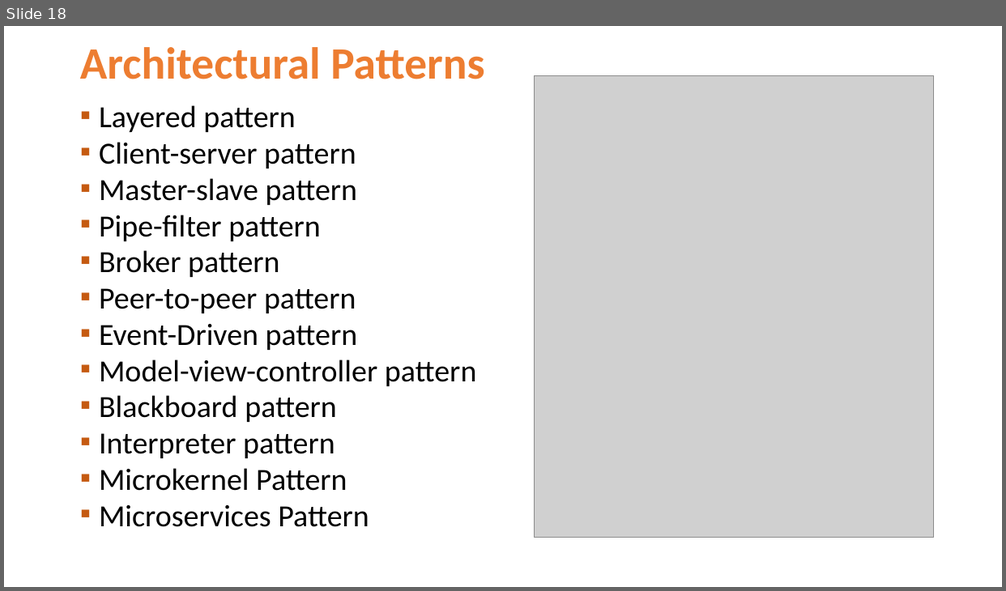
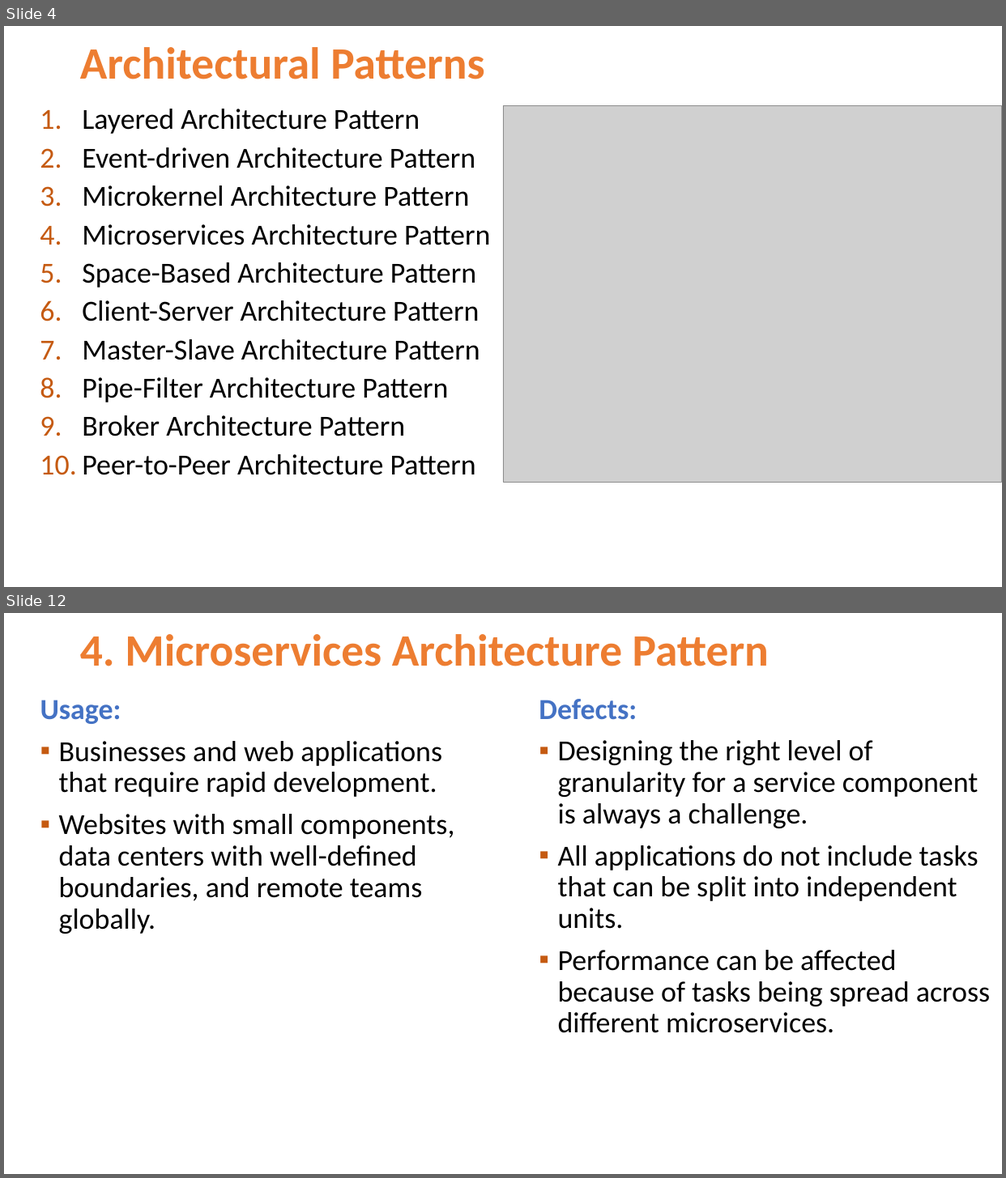
Before and after one commit to Jucer74/SoftwareArchitecture, a slide deck: Clases/04-ArchitecturalPatterns/SoftwareArchitecture-ArchitecturalPatterns.pptx. Shown one above the other, each under a label of ours: slide 18 before the commit, slides 4 and 12 after it; the slides between them are not shown. The pictures are 1006x591 and 1006x1178 pixels, drawn with LibreOffice and Linux fonts; fonts in the diff are those of the drawing; grey boxes stand for pictures; background and template pictures are left out. Boxes give left, top, right and bottom in pixels: in the first picture for what was removed or moved away, otherwise in the second. Text is boxed around its words. In the diff, an @@ line names an element or a change of style, - is before the commit and + after.

```diff
--- a/Clases/04-ArchitecturalPatterns/SoftwareArchitecture-ArchitecturalPatterns.pptx
+++ b/Clases/04-ArchitecturalPatterns/SoftwareArchitecture-ArchitecturalPatterns.pptx
@@ slide 12 added at bbox=[4, 613, 1002, 1174], background #FFFFFF @@
@@ title added at bbox=[80, 634, 769, 666], 43.2 pt, text #ED7D31, bold @@
+4. Microservices Architecture Pattern
@@ text added at bbox=[40, 700, 454, 934], 28 pt, text #000000 @@
+Usage:
+▪ Businesses and web applications that require rapid development.
+▪ Websites with small components, data centers with well-defined boundaries, and remote teams globally.
@@ text added at bbox=[539, 699, 990, 1033], 28 pt, text #000000 @@
+Defects:
+▪ Designing the right level of granularity for a service component is always a challenge.
+▪ All applications do not include tasks that can be split into independent units.
+▪ Performance can be affected because of tasks being spread across different microservices.
@@ what was slide 18 is now slide 4 @@
@@ slide 4 changed as well @@
@@ text at bbox=[82, 109, 490, 476]: text changed; size 29.6 to 28 pt @@
-▪ Layered pattern
-▪ Client-server pattern
-▪ Master-slave pattern
-▪ Pipe-filter pattern
-▪ Broker pattern
-▪ Peer-to-peer pattern
-▪ Event-Driven pattern
-▪ Model-view-controller pattern
-▪ Blackboard pattern
-▪ Interpreter pattern
-▪ Microkernel Pattern
-▪ Microservices Pattern
+1. Layered Architecture Pattern
+2. Event-driven Architecture Pattern
+3. Microkernel Architecture Pattern
+4. Microservices Architecture Pattern
+5. Space-Based Architecture Pattern
+6. Client-Server Architecture Pattern
+7. Master-Slave Architecture Pattern
+8. Pipe-Filter Architecture Pattern
+9. Broker Architecture Pattern
+10. Peer-to-Peer Architecture Pattern
@@ picture: place and size @@
-picture at bbox=[534, 75, 933, 538]
+picture at bbox=[503, 105, 1002, 482]
```
Also in this commit, not shown: 1 other slide changed, 22 other slides added, 16 slides removed.
